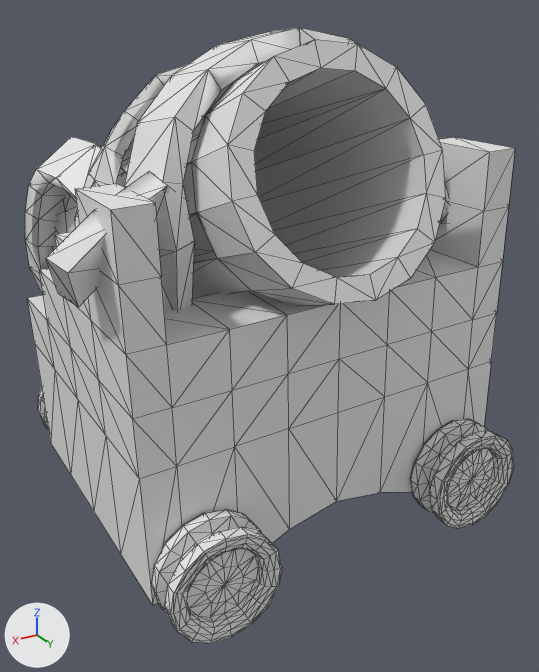
A saved change to the OBJ model Game/res/assets/models/cannon.obj.
The view is the same before and after, from a camera (50 mm lens) standing at (1.88, 3.49, 2.57) and looking at (-0.18, 0.06, 0.85). The axes (+X, +Y, +Z) are drawn at lower left. The lights are the same throughout. Mesh edges are drawn as thin lines. Where no turn or scale is listed for an object, it has been applied to the vertices. Vertices at the same position are counted once.

The first picture shows 'cannon'.
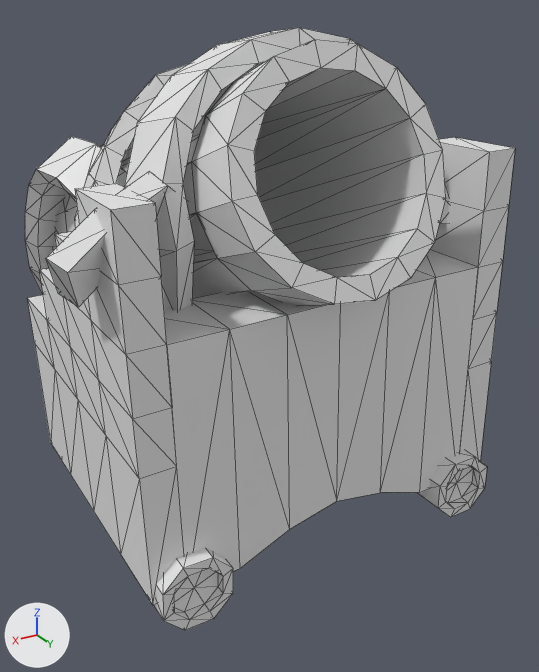
Where the change shows, as pixel boxes [x1, y1, x2, y2] in the pictures (539 x 672 px):
'cannon', reshaped: before [25, 28, 515, 643]; after [25, 28, 515, 630]
part 1 of me_cannon, added: after [154, 548, 233, 630]
part 2 of me_cannon, deleted: before [38, 389, 48, 429]
part 3 of me_cannon, deleted: before [152, 510, 282, 643]
part 4 of me_cannon, cut back: before [75, 117, 514, 543]; after [418, 450, 487, 517]
part 5 of me_cannon, deleted: before [251, 28, 300, 63]

The change, as a list of edits to the scene's bpy script:
```text
Change me_cannon:
    used by ob_cannon; location = (0.0, 0.0, 0.0)
    remove me_cannon.from_pydata(...)  # 1440 vertices, 2964 faces; spans x -1.07..1.25, y -1.85..1.23, z 0.01..2.52
    add me_cannon.from_pydata(...)  # 674 vertices, 1264 faces; spans x -1.07..1.25, y -1.85..1.21, z 0.01..2.52
    me_cannon part 1: a new loose piece of 33 vertices spanning x 0.63..0.98, y 0.86..1.08, z 0.01..0.36
    me_cannon part 2: the loose piece of 210 vertices spanning x 0.46..1.0, y -0.81..-0.59, z 0.01..0.56 is deleted
    me_cannon part 3: the loose piece of 210 vertices spanning x 0.46..1.0, y 1.0..1.22, z 0.01..0.56 is deleted
    me_cannon part 4: 266 vertices removed from x -1.01..0.86, y -0.2..1.23, z 0.05..2.2; 32 vertices added at x -0.98..-0.63, y 0.86..1.08, z 0.01..0.36
    me_cannon part 5: 2 vertices removed from x -0.51..0.0, y 0.41..0.6, z 2.29..2.42
```
